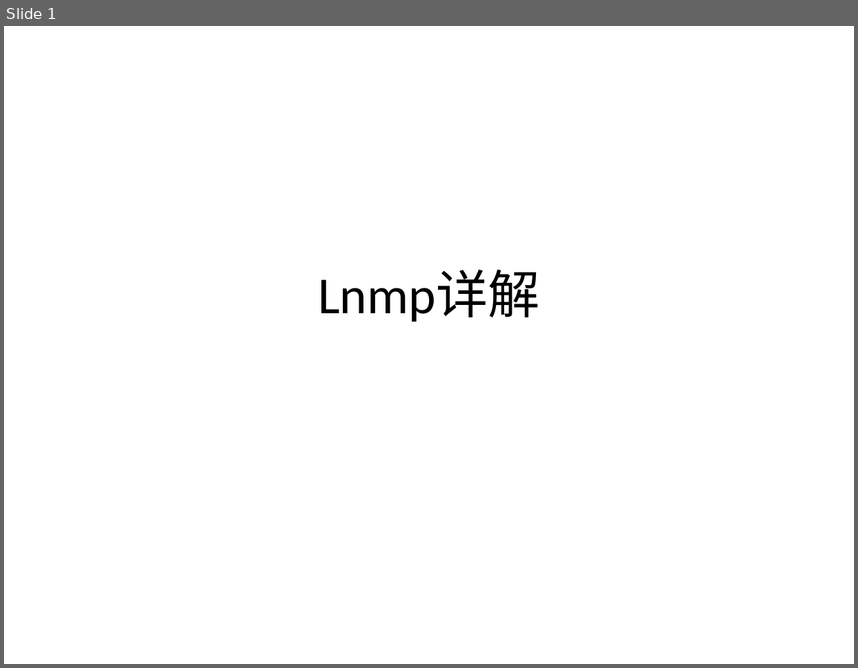
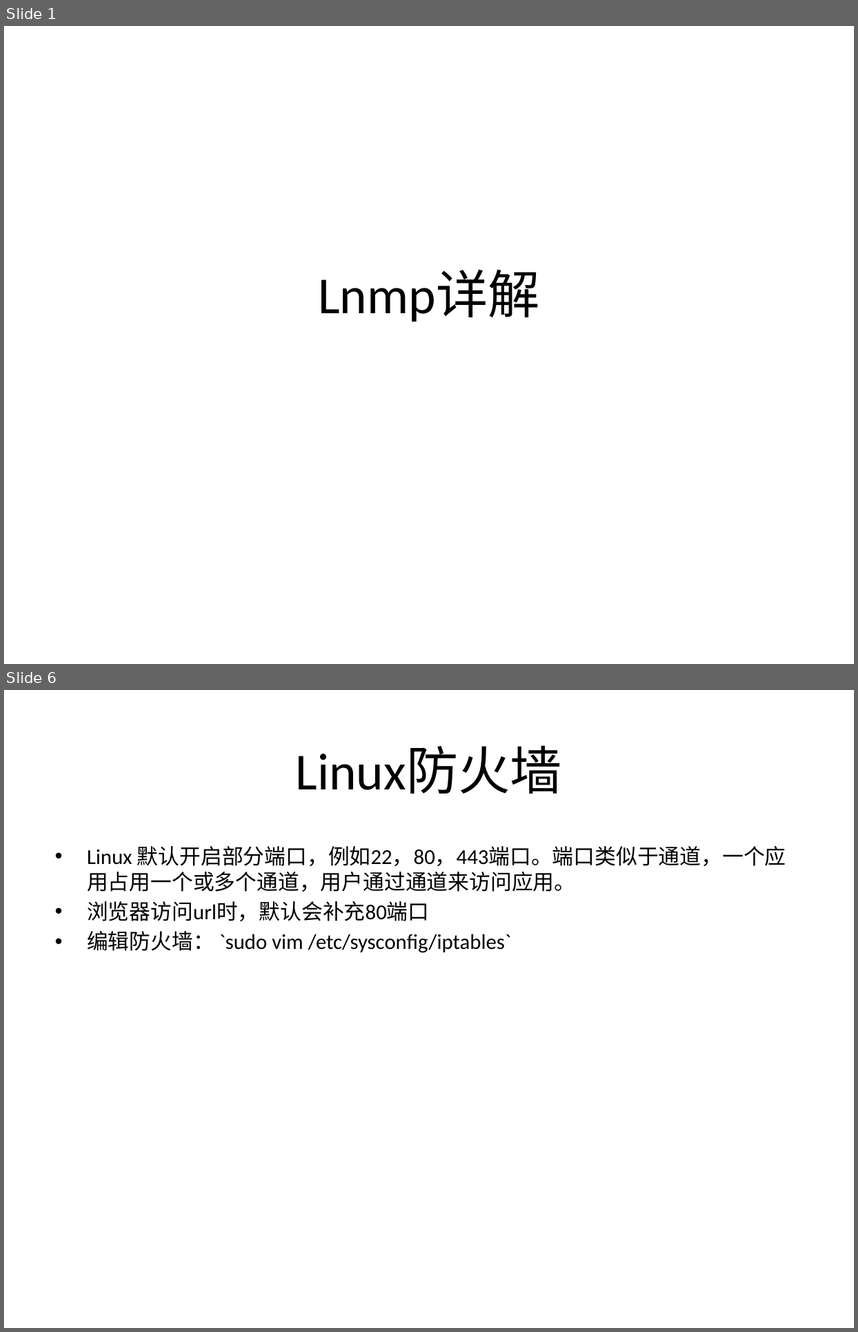
Before and after one commit to zhan3333/php-example, a slide deck: doc/ppt/lnmp.pptx. Shown one above the other, each under a label of ours: slide 1 before the commit, slides 1 and 6 after it; the slides between them are not shown. The pictures are 858x668 and 858x1332 pixels, drawn with LibreOffice and Linux fonts; fonts in the diff are those of the drawing. Boxes give left, top, right and bottom in pixels: in the first picture for what was removed or moved away, otherwise in the second. Text is boxed around its words. In the diff, an @@ line names an element or a change of style, - is before the commit and + after.

```diff
--- a/doc/ppt/lnmp.pptx
+++ b/doc/ppt/lnmp.pptx
@@ slide 6 added at <box>4,690,854,1328</box>, background #FFFFFF @@
@@ title added at <box>296,746,563,793</box>, 44 pt, text #000000 @@
+Linux防火墙
@@ text added at <box>87,846,786,953</box>, 18 pt, text #000000 @@
+• Linux 默认开启部分端口，例如22，80，443端口。端口类似于通道，一个应用占用一个或多个通道，用户通过通道来访问应用。
+• 浏览器访问url时，默认会补充80端口
+• 编辑防火墙： `sudo vim /etc/sysconfig/iptables`
```
Also in this commit, not shown: 2 slides changed, 3 other slides added, 2 other files.
